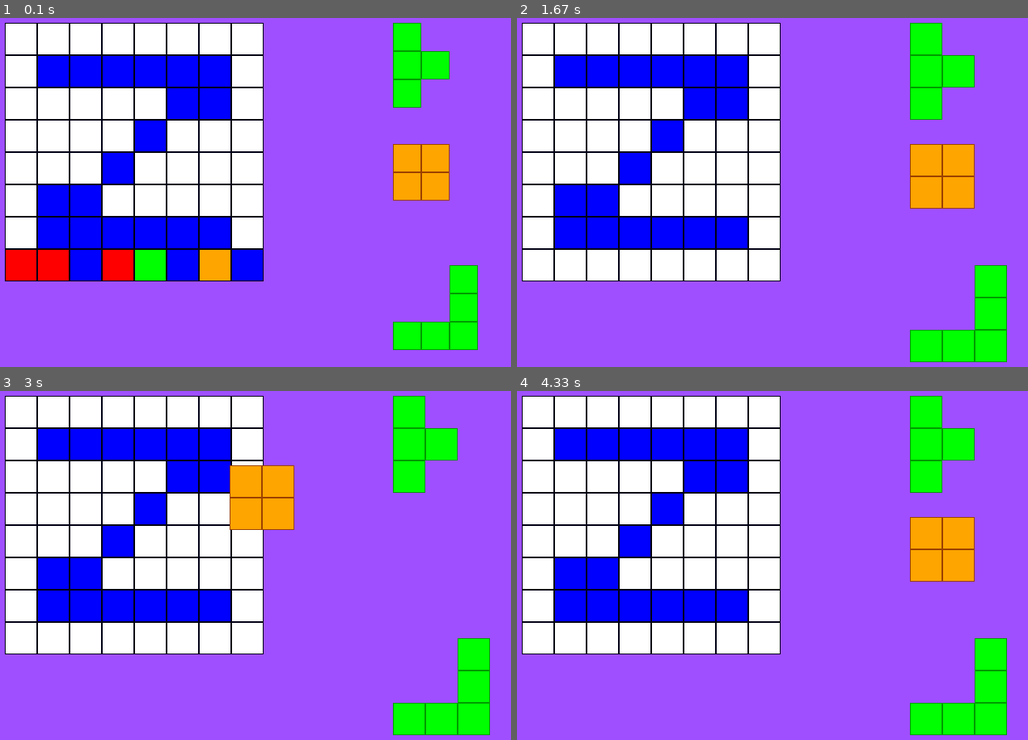
Above: before the commit, frames 1-4 (two rows, left to right).
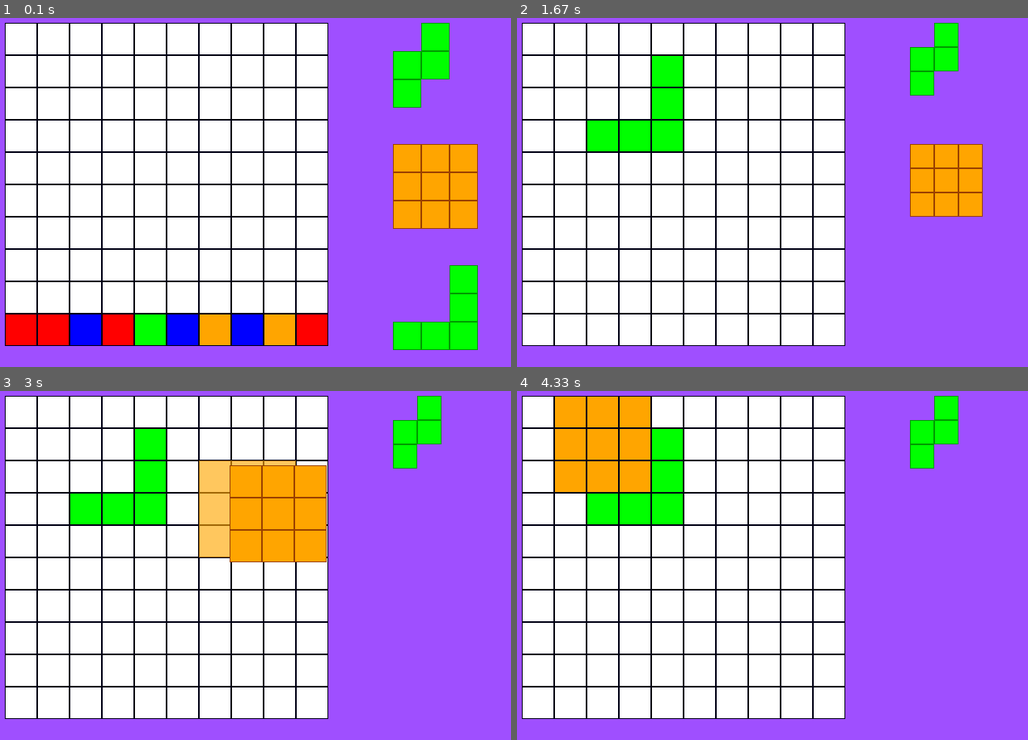
Above: after the commit, the same moments.

Repository: zaamilion/yandex_pygame_project
Game: pygame game, started from code/main.py
The game is run twice, just before and just after one commit, with the same random seed, the same clock (stepped at 60 frames per second) and the same inputs.
Inputs (mouse positions are in pixels of both pictures, inside the frame that each line leads up to):
- Up to frame 1 (0.1 s): no input
- Up to frame 2 (1.67 s): press the mouse at (951, 307) at 0.37 s; move the mouse to (787, 209) at 0.47 s; release the mouse at (629, 112) at 0.6 s; press the mouse at (936, 63) at 0.7 s; move the mouse to (767, 192) at 0.8 s; release the mouse at (598, 325) at 0.93 s; press the mouse at (951, 185) at 1.03 s; move the mouse to (941, 150) at 1.13 s; release the mouse at (930, 115) at 1.27 s
- Up to frame 3 (3 s): press the mouse at (429, 555) at 2.87 s; move the mouse to (265, 502) at 2.97 s
- Up to frame 4 (4.33 s): release the mouse at (619, 450) at 3.1 s

The runs differ from the first frame. In frame 1, 38% of the frame differs, in the area x 0-94%, y 1-94%; in frame 2, 38%; in frame 3, 38%; in frame 4, 42%, in the area x 0-96%, y 1-99%.

Commit message:
Revert "First version"

Diff:
--- a/code/animations.py
+++ b/code/animations.py
@@ -13,6 +13,16 @@
         self.board.board = deepcopy(board.board)
         self.start_time = pygame.time.get_ticks()
         self.level = 1
+
+    def render(self):
+        if pygame.time.get_ticks() - self.start_time > 100 * self.level:
+
+            if self.level <= self.board.height:
+                for i in range(self.board.width):
+                    if self.board.board[-self.level][i] == 0:
+                        self.board.board[-self.level][i] = random.randint(
+                            1, len(FIGURES_COLORS + 1)
+                        )
 
     def render(self, screen):
         self.board.render(screen)
@@ -33,6 +43,5 @@
             if self.level == (self.board.height * 2):
                 self.running = False
                 self = None
-                return
+                return self
             self.level += 1
-        return self
--- a/code/boards.py
+++ b/code/boards.py
@@ -1,14 +1,13 @@
 import pygame
 from globals import COLORS
-import random
+
 
 class Board:
     # создание поля
     def __init__(self, width, height):
         self.height = height
         self.width = width
-        self.board = random.choice(BOARDS)
-        # self.board = [[0] * width for _ in range(height)]
+        self.board = [[0] * width for _ in range(height)]
         # значения по умолчанию
         self.left = 20
         self.top = 100
@@ -81,30 +80,6 @@
         self.break_col(cell[1])
         return True
 
-    def check_board_set_figure(self, figure: list) -> bool:
-        for row in range(self.height):
-            for col in range(self.width):
-                res = self.check_cell_set_figure(
-                    (
-                        row,
-                        col,
-                    ),
-                    figure,
-                )
-                if res is True:
-                    return True
-        return False
-
-    def check_cell_set_figure(self, cell: tuple, figure: list) -> bool:
-        for y in range(len(figure)):
-            for x in range(len(figure[0])):
-                if 0 <= cell[0] + y < self.height and 0 <= cell[1] + x < self.width:
-                    if figure[y][x] == 1 and self.board[cell[0] + y][cell[1] + x] != 0:
-                        return False
-                else:
-                    return False
-        return True
-
     def break_row(self, row):
         for x in range(0, self.width):
             self.board[row][x] = 0
@@ -138,10 +113,3 @@
                             self.cell_size,
                         ),
                     )
-
-
-BOARDS = [
-    # empty
-    [[0] * 8 for _ in range(8)],
-          # Z
-          [[0, 0, 0, 0, 0, 0, 0, 0], [0, 1, 0, 0, 0, 1, 1, 0], [0, 1, 0, 0, 0, 1, 1, 0], [0, 1, 0, 0, 1, 0, 1, 0], [0, 1, 0, 1, 0, 0, 1, 0], [0, 1, 1, 0, 0, 0, 1, 0], [0, 1, 1, 0, 0, 0, 1, 0], [0, 0, 0, 0, 0, 0, 0, 0]]]
--- a/code/figures.py
+++ b/code/figures.py
@@ -5,88 +5,99 @@
 
 class Figures:
     def __init__(self):
-        self.sprites = pygame.sprite.Group()
+        self.figures = [Figure(random.choice(FIGURES)) for _ in range(3)]
         x, y = 500, 100
-        for _ in range(3):
-            figure = Figure(random.choice(FIGURES), self.sprites)
+        for figure in self.figures:
+
             figure.set_color(random.choice(FIGURES_COLORS))
             figure.set_pos((x, y))
             y += 150
 
     def render(self, screen):
-        self.sprites.draw(screen)
+        for figure in self.figures:
+            if figure:
+                figure.render(screen)
 
     def get_click(self, pos):
-        for figure in list(self.sprites):
+        for figure in self.figures:
             if figure:
                 figure.get_click(pos)
 
     def motion(self, pos):
-        for figure in list(self.sprites):
+        for figure in self.figures:
             if figure:
                 figure.motion(pos)
 
     def return_to_start_pos(self):
-        for figure in list(self.sprites):
+        for figure in self.figures:
             if figure:
                 figure.return_to_start_pos()
 
     def get_selectabled(self):
-        for figure in list(self.sprites):
+        for figure in self.figures:
             if figure:
                 if figure.selecting_pos:
                     return figure
 
 
-class Figure(pygame.sprite.Sprite):
+class Figure:
     def __init__(
         self,
         figure: list,
-        group: pygame.sprite.Group,
         color: pygame.Color = pygame.Color("Black"),
         pos: tuple = (0, 0),
     ):
-        super().__init__(group)
         self.figure = figure
         self.h = len(self.figure)
         self.w = len(self.figure[0])
-        self.block_size = 35
-        self.image = pygame.Surface((self.w * self.block_size, self.h * self.block_size), pygame.SRCALPHA, 32)
-        self.rect = self.image.get_rect()
-        self.rect.x, self.rect.y = pos
-
         self.color = color
         self.stroke_color = tuple(
             [i - 100 if i >= 100 else i for i in list(self.color)[:-1]]
         )
+        self.x, self.y = pos
         self.start_pos = pos
+        self.block_size = 35
         self.selecting_pos = None
-
-        self.update_img()
-
-    def update_img(self):
-        self.image = pygame.Surface((self.w * self.block_size, self.h * self.block_size), pygame.SRCALPHA, 32)
-        for y in range(self.h):
-            for x in range(self.w):
-                if self.figure[y][x] == 1:
-                    pygame.draw.rect(self.image, self.color, (x*self.block_size, y*self.block_size, self.block_size, self.block_size))
-                    pygame.draw.rect(self.image, self.stroke_color, (x*self.block_size, y*self.block_size, self.block_size, self.block_size), 1)
-
 
     def set_color(self, color: pygame.Color):
         self.color = color
         self.stroke_color = tuple(
             [i - 100 if i >= 100 else i for i in list(self.color)[:-1]]
         )
-        self.update_img()
 
     def set_pos(self, pos: tuple):
-        self.rect.x, self.rect.y = pos
+        self.x, self.y = pos
         self.start_pos = pos
+
+    def render(self, screen):
+        for h in range(self.h):
+            for w in range(self.w):
+                if self.figure[h][w] == 1:
+                    pygame.draw.rect(
+                        screen,
+                        self.color,
+                        (
+                            self.x + w * self.block_size,
+                            self.y + h * self.block_size,
+                            self.block_size,
+                            self.block_size,
+                        ),
+                    )
+                    pygame.draw.rect(
+                        screen,
+                        self.stroke_color,
+                        (
+                            self.x + w * self.block_size,
+                            self.y + h * self.block_size,
+                            self.block_size,
+                            self.block_size,
+                        ),
+                        1,
+                    )
 
     def motion(self, pos):
         if self.selecting_pos:
-            self.rect.x, self.rect.y = (
+            self.x, self.y = (
                 pos[0] + self.selecting_pos[0],
                 pos[1] + self.selecting_pos[1],
             )
@@ -94,19 +105,18 @@
     def return_to_start_pos(self):
         if self.selecting_pos:
             self.selecting_pos = None
-            self.rect.x, self.rect.y = self.start_pos
+            self.x, self.y = self.start_pos
             self.block_size = 30
 
     def get_click(self, pos: tuple):
         x, y = pos
         if (
             not (self.selecting_pos)
-            and self.rect.x - 10 <= x <= self.rect.x + self.block_size * self.w + 10
-            and self.rect.y - 10 <= y <= self.rect.y + self.block_size * self.h + 10
+            and self.x - 10 <= x <= self.x + self.block_size * self.w + 10
+            and self.y - 10 <= y <= self.y + self.block_size * self.h + 10
         ):
-            self.selecting_pos = (self.rect.x - x, self.rect.y - y)
+            self.selecting_pos = (self.x - x, self.y - y)
             self.block_size = 40
-            self.update_img()
 
 
 FIGURES = [
--- a/code/scenes.py
+++ b/code/scenes.py
@@ -19,11 +19,9 @@
 class PlayScene(Scene):
     def __init__(self, screen):
         self.screen = screen
-        self.sprites = pygame.sprite.Group()
         self.score = 0
-        self.death = False
-        self.board = Board(8, 8)
-        self.fake_board = FakeBoard(8, 8)
+        self.board = Board(10, 10)
+        self.fake_board = FakeBoard(10, 10)
         self.figures = Figures()
         self.animation = animations.Start(self.board)
 
@@ -31,22 +29,14 @@
         self.board.render(self.screen)
         self.fake_board.render(self.screen)
         self.figures.render(self.screen)
-        if self.animation:
-            self.animation = self.animation.render(self.screen)
-            if self.death and not self.animation:
-                pygame.quit()
-        if self.death and not self.animation:
-            self.animation = animations.Start(self.board)
+        if self.animation.running:
+            self.animation.render(self.screen)
 
     def event(self, event):
         if event.type == pygame.MOUSEBUTTONDOWN:
             self.figures.get_click(event.pos)
-            click = self.board.get_click(event.pos)
-            if click:
-                self.board.set_cell(click, 2)
-                print(self.board.board)
 
-        elif event.type == pygame.MOUSEMOTION:
+        if event.type == pygame.MOUSEMOTION:
             self.figures.motion(event.pos)
             self.fake_board.clear()
 
@@ -55,7 +45,7 @@
             if not figure:
                 return
 
-            cell = self.board.get_click((figure.rect.x, figure.rect.y))
+            cell = self.board.get_click((figure.x, figure.y))
 
             if cell:
                 for row in range(figure.h):
@@ -73,39 +63,32 @@
                                 COLORS.index(figure.color),
                             )
 
-        elif event.type == pygame.MOUSEBUTTONUP:
+        if event.type == pygame.MOUSEBUTTONUP:
             figure = self.figures.get_selectabled()
             if not figure:
                 return
-            cell = self.board.get_click((figure.rect.x, figure.rect.y))
+            cell = self.board.get_click((figure.x, figure.y))
             if cell:
-                self.set_figure(cell, figure)
-                self.death = self.check_death()
+                for row in range(figure.h):
+                    for col in range(figure.w):
+                        board_cell = self.board.get_cell((cell[0] + col, cell[1] + row))
+                        if figure.figure[row][col] == 1 and (
+                            board_cell is None or board_cell
+                        ):
+                            self.figures.return_to_start_pos()
+                            return
+                for row in range(figure.h):
+                    for col in range(figure.w):
+                        if figure.figure[row][col] == 1:
+                            self.board.set_cell(
+                                (cell[0] + col, cell[1] + row),
+                                COLORS.index(figure.color),
+                            )
+                            self.board.check_row_col((cell[0] + col, cell[1] + row))
+                self.figures.figures.remove(figure)
+                self.fake_board.clear()
+                if not self.figures.figures:
+                    self.figures = Figures()
+
             else:
                 self.figures.return_to_start_pos()
-
-    def check_death(self):
-        for figure in list(self.figures.sprites):
-            if self.board.check_board_set_figure(figure.figure) is True:
-                return False
-        return True
-
-    def set_figure(self, cell, figure):
-        for row in range(figure.h):
-            for col in range(figure.w):
-                board_cell = self.board.get_cell((cell[0] + col, cell[1] + row))
-                if figure.figure[row][col] == 1 and (board_cell is None or board_cell):
-                    self.figures.return_to_start_pos()
-                    return
-        for row in range(figure.h):
-            for col in range(figure.w):
-                if figure.figure[row][col] == 1:
-                    self.board.set_cell(
-                        (cell[0] + col, cell[1] + row),
-                        COLORS.index(figure.color),
-                    )
-                    self.board.check_row_col((cell[0] + col, cell[1] + row))
-        figure.remove(self.figures.sprites)
-        self.fake_board.clear()
-        if len(list(self.figures.sprites)) == 0:
-            self.figures = Figures()
